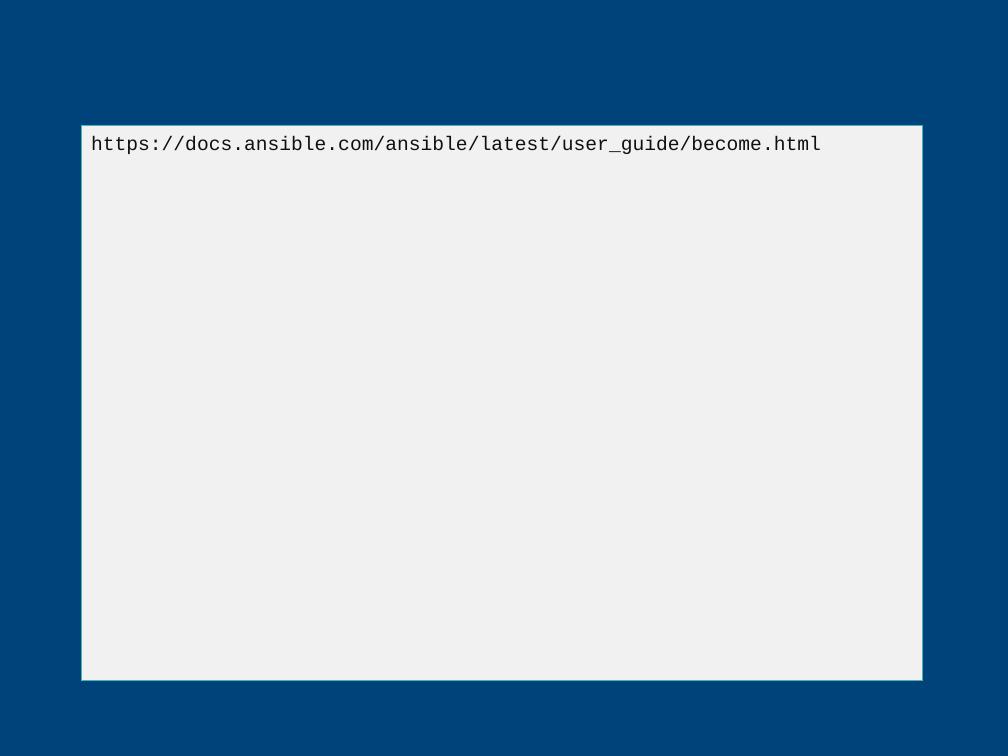
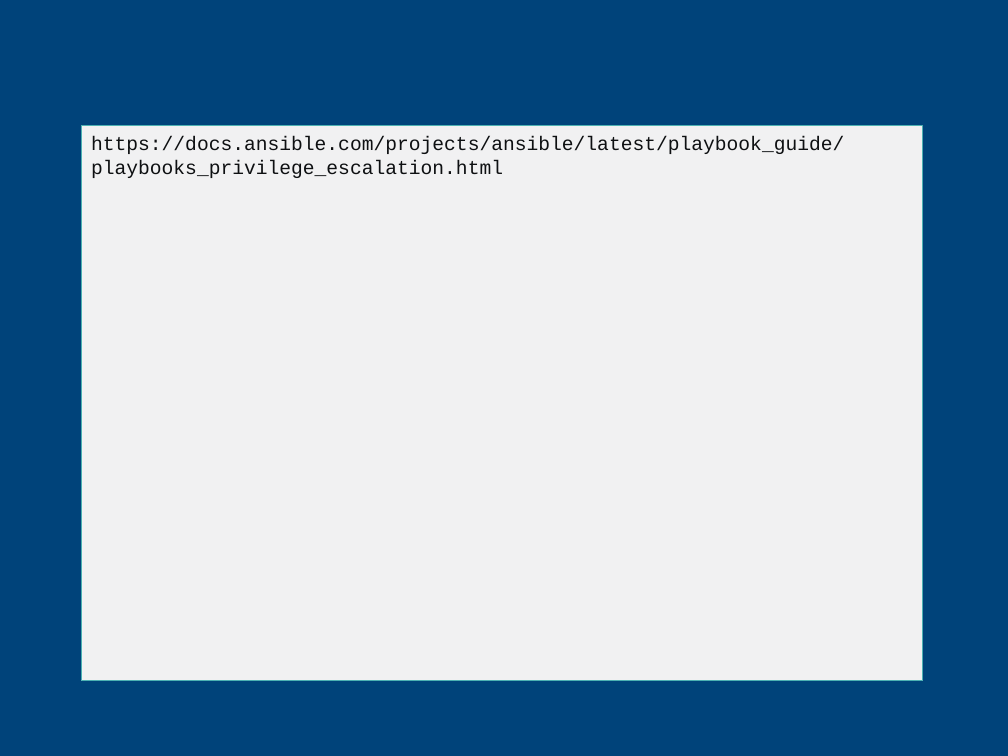
Before and after one commit to CCoupel/ansible-training, a slide deck: slide 77 of Ansible Training.pptx. Drawn at 1008x756 pixels with LibreOffice and Linux fonts; fonts in the diff are those of the drawing; background and template pictures are left out. Boxes give left, top, right and bottom in pixels: in the first picture for what was removed or moved away, otherwise in the second. Text is boxed around its words. In the diff, an @@ line names an element or a change of style, - is before the commit and + after.

```diff
--- a/Ansible Training.pptx
+++ b/Ansible Training.pptx
@@ text in freeform shape at box(91, 136, 844, 178): text changed @@
-https://docs.ansible.com/ansible/latest/user_guide/become.html
+https://docs.ansible.com/projects/ansible/latest/playbook_guide/playbooks_privilege_escalation.html
```
Also in this commit, not shown: 16 other slides changed, 4 slides added, 4 slides removed.
